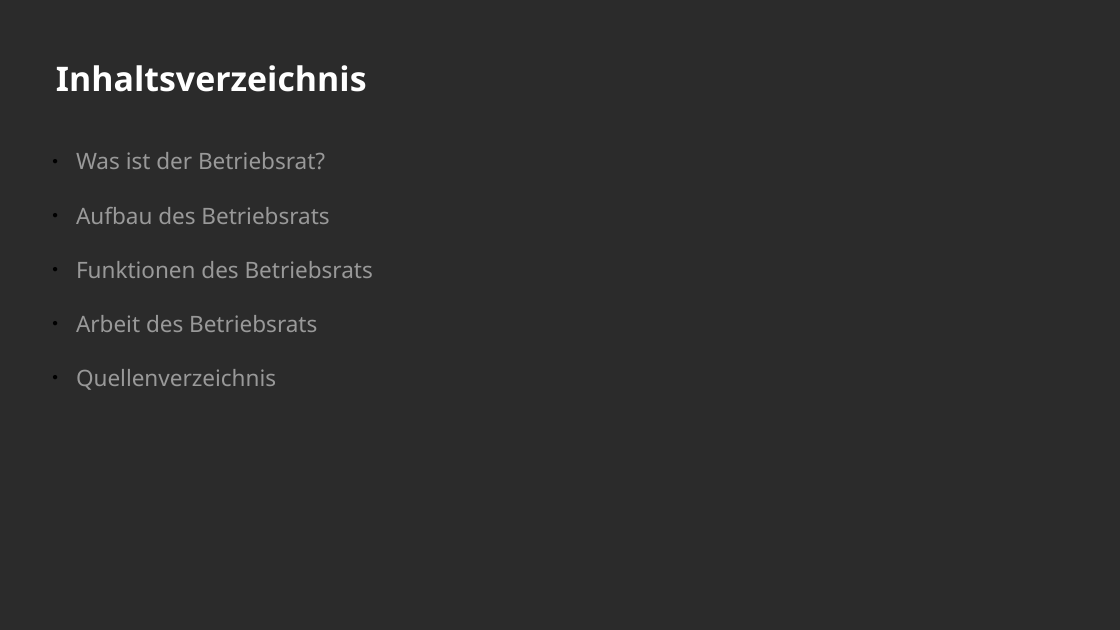
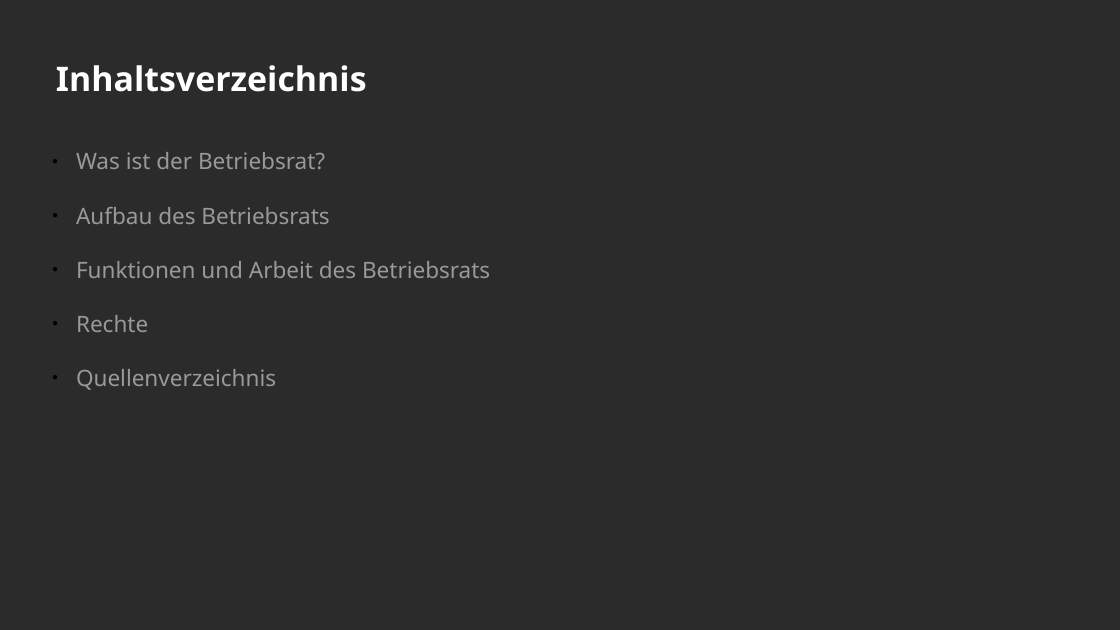
Before and after one commit to Quanterm/Mitbestimmung-im-Betrieb, a slide deck: slide 2 of Funktion und Arbeit von Betriebsräten2.odp. Drawn at 1120x630 pixels with LibreOffice and Linux fonts; fonts in the diff are those of the drawing; background and template pictures are left out; a plain dark background stands for a picture behind light text. Boxes give left, top, right and bottom in pixels: in the first picture for what was removed or moved away, otherwise in the second. Text is boxed around its words. In the diff, an @@ line names an element or a change of style, - is before the commit and + after.

```diff
--- a/Funktion und Arbeit von Betriebsräten2.odp
+++ b/Funktion und Arbeit von Betriebsräten2.odp
@@ text at (x1=76, y1=261, x2=490, y2=332): text changed @@
-● Funktionen des Betriebsrats
-● Arbeit des Betriebsrats
+● Funktionen und Arbeit des Betriebsrats
+● Rechte
```
Also in this commit, not shown: 2 other slides changed, 1 slide added, 2 slides removed, 28 other files.
